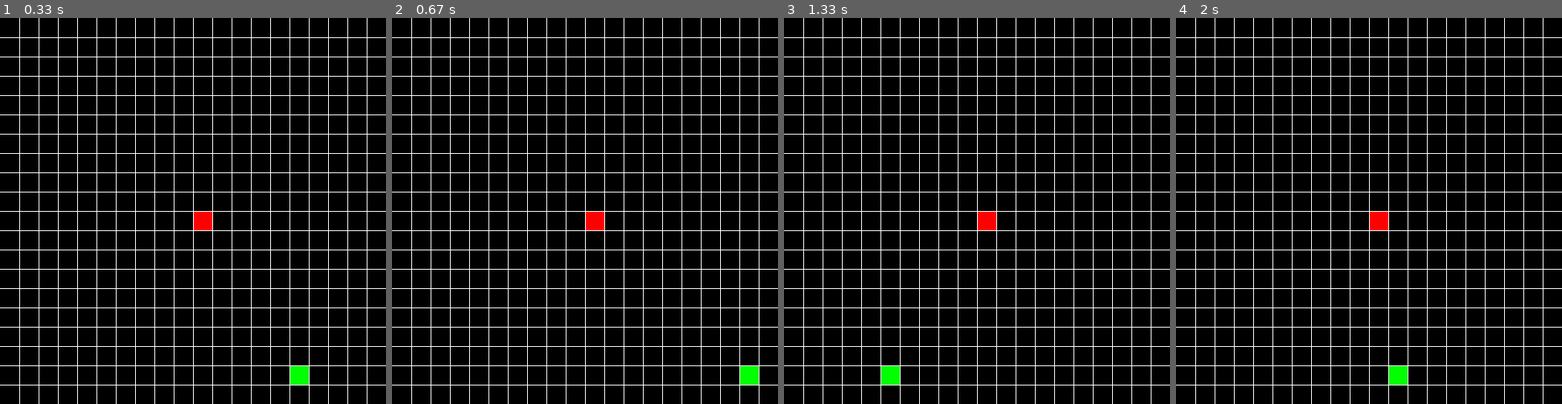
Above: before the commit, frames 1-4 (left to right).
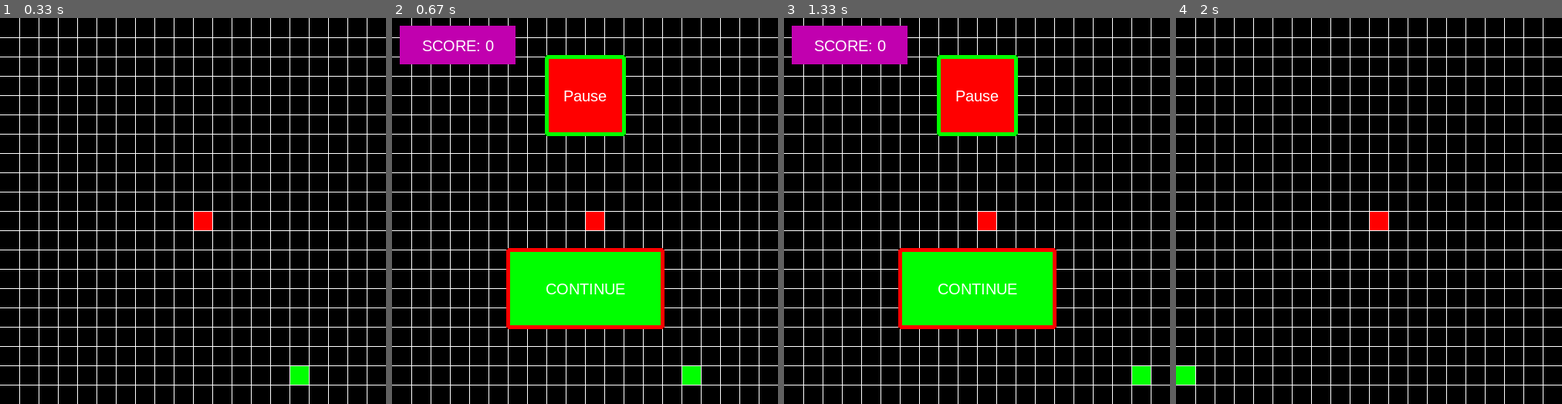
Above: after the commit, the same moments.

Repository: makxi007/python-snake
Game: pygame game, started from snake_pygame.py
Same seed, same stepped clock (60 frames per second), same inputs: the game is played once before the commit and once after it.
Inputs (mouse positions are in pixels of both pictures, inside the frame that each line leads up to):
- Up to frame 1 (0.33 s): no input
- Up to frame 2 (0.67 s): hold Q from 0.33 s (still down); hold D from 0.33 s (still down)
- Up to frame 3 (1.33 s): release Q at 0.8 s; release D at 0.8 s; click (977, 288) at 0.93 s, where only the run after the commit has a clickable "CONTINUE"; hold Q from 1.17 s (still down); hold D from 1.17 s (still down); move the mouse to (1100, 199) at 1.2 s
- Up to frame 4 (2 s): release Q at 1.63 s; release D at 1.63 s; click (1369, 326) at 1.77 s, where only the run after the commit has a clickable "CONTINUE"

Frame 1 is identical in both runs. In frame 2, 16% of the frame differs, in the area x 2-95%, y 2-95%; in frame 3, 16%; in frame 4, 0.5%.

Commit message:
Pygame-snake6.2

Diff:
--- a/snake_pygame.py
+++ b/snake_pygame.py
@@ -143,7 +143,7 @@
 
 				keys = pygame.key.get_pressed()
 				#Press c to continue the game
-				if ( keys[pygame.K_c] ):
+				if ( keys[pygame.K_w] ):
 				 	intro = False
 				 	break
 
@@ -256,9 +256,9 @@
 		snake.move()
 
 		keys = pygame.key.get_pressed()
-		#Press escape to pause the game
-		if (keys[pygame.K_ESCAPE]):
-			#Press c to continue the game
+		#Press q to pause the game
+		if (keys[pygame.K_q]):
+			#Press w to continue the game
 			game_event.game_intro(window, "Pause", "pause")
 
 		#If snake smash body - FAIL
